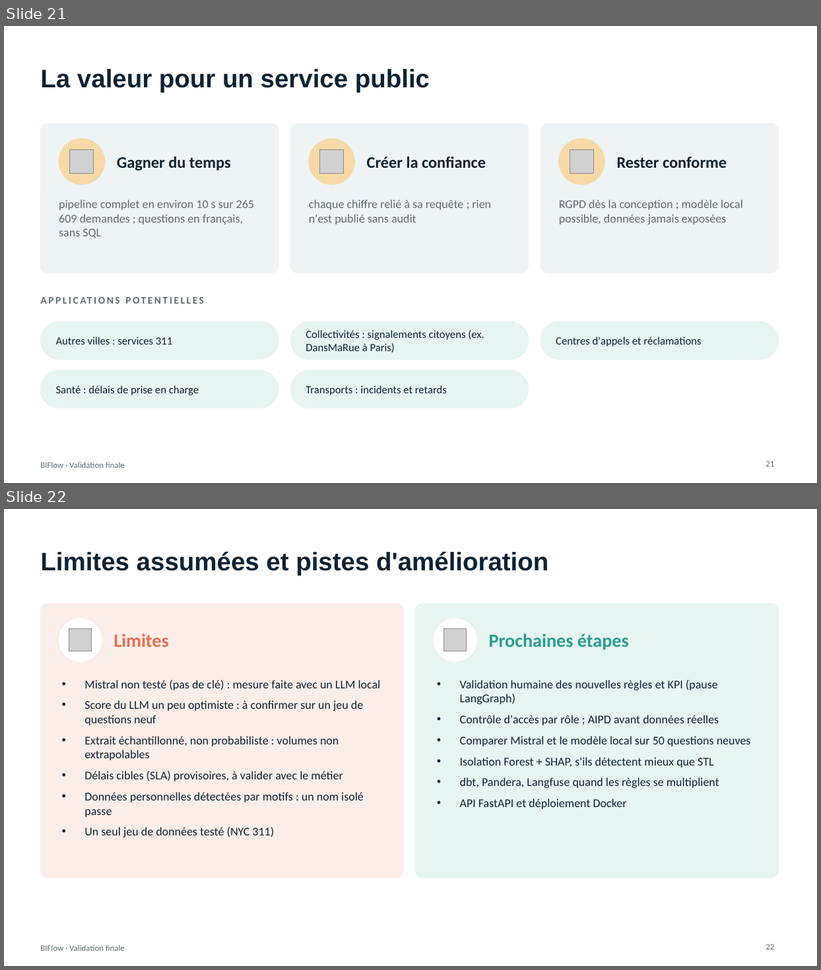
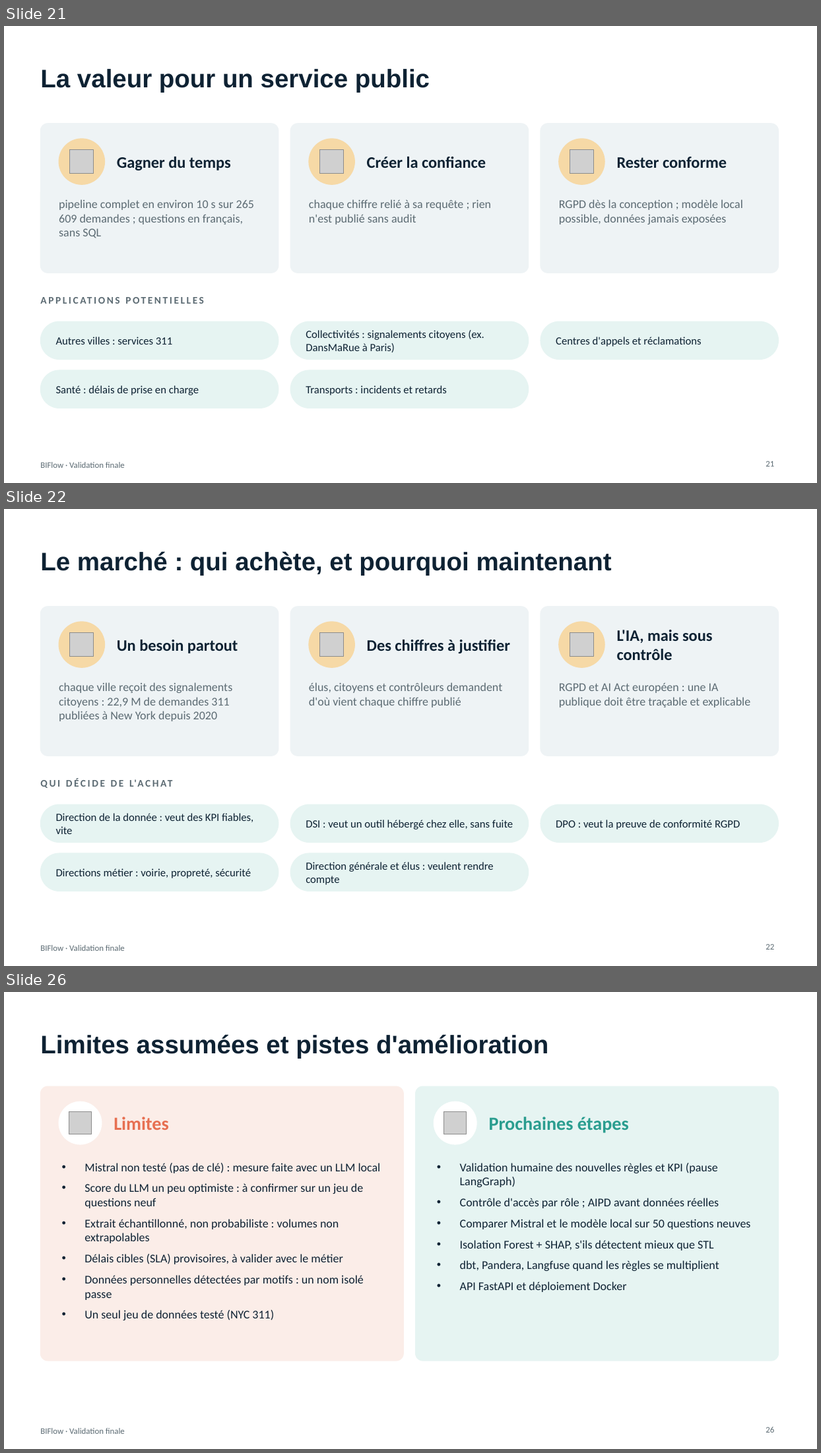
Before and after one commit to ranim147/Bi_Flow_Project, a slide deck: livrables/BIFlow_Validation.pptx. Shown one above the other, each under a label of ours: slides 21 and 22 before the commit, slides 21, 22 and 26 after it; the slides between them are not shown. The pictures are 821x970 and 821x1453 pixels, drawn with LibreOffice and Linux fonts; fonts in the diff are those of the drawing; grey boxes stand for pictures. Boxes give left, top, right and bottom in pixels: in the first picture for what was removed or moved away, otherwise in the second. Text is boxed around its words. In the diff, an @@ line names an element or a change of style, - is before the commit and + after.

```diff
--- a/livrables/BIFlow_Validation.pptx
+++ b/livrables/BIFlow_Validation.pptx
@@ slide 22 added at (4,509,817,966), background #FFFFFF; not listed: 1 template element that a slide beside it also shows @@
@@ title added at (40,551,612,576), 30 pt, text #0E2233, bold @@
+Le marché : qui achète, et pourquoi maintenant
@@ rounded rectangle added at (40,607,279,756), fill #EEF3F5, outline #EEF3F5 1 pt @@
@@ rounded rectangle added at (290,607,529,756), fill #EEF3F5, outline #EEF3F5 1 pt @@
@@ rounded rectangle added at (541,607,779,756), fill #EEF3F5, outline #EEF3F5 1 pt @@
@@ ellipse added at (59,622,104,667), fill #F6D9A6, outline #F6D9A6 1 pt @@
@@ ellipse added at (309,622,354,667), fill #F6D9A6, outline #F6D9A6 1 pt @@
@@ ellipse added at (559,622,605,667), fill #F6D9A6, outline #F6D9A6 1 pt @@
@@ picture added at (70,633,94,657) @@
@@ text added at (117,640,238,654), 19 pt, text #0E2233, bold @@
+Un besoin partout
@@ picture added at (320,633,344,657) @@
@@ text added at (367,640,510,654), 19 pt, text #0E2233, bold @@
+Des chiffres à justifier
@@ picture added at (570,633,594,657) @@
@@ text added at (617,630,713,660), 19 pt, text #0E2233, bold @@
+L'IA, mais sous contrôle
@@ text added at (59,683,232,722), 14 pt, text #5C6B73 @@
+chaque ville reçoit des signalements citoyens : 22,9 M de demandes 311 publiées à New York depuis 2020
@@ text added at (309,683,503,708), 14 pt, text #5C6B73 @@
+élus, citoyens et contrôleurs demandent d'où vient chaque chiffre publié
@@ text added at (559,683,751,708), 14 pt, text #5C6B73 @@
+RGPD et AI Act européen : une IA publique doit être traçable et explicable
@@ text added at (129,780,144,787), 12 pt, text #5C6B73, bold @@
+QUI DÉCIDE DE L'ACHAT
@@ rounded rectangle added at (40,805,279,843), fill #E6F4F2, outline #E6F4F2 1 pt @@
@@ rounded rectangle added at (290,805,529,843), fill #E6F4F2, outline #E6F4F2 1 pt @@
@@ rounded rectangle added at (541,805,779,843), fill #E6F4F2, outline #E6F4F2 1 pt @@
@@ text added at (56,813,253,834), 13 pt, text #0E2233 @@
+Direction de la donnée : veut des KPI fiables, vite
@@ text added at (306,820,513,830), 13 pt, text #0E2233 @@
+DSI : veut un outil hébergé chez elle, sans fuite
@@ text added at (556,820,740,830), 13 pt, text #0E2233 @@
+DPO : veut la preuve de conformité RGPD
@@ rounded rectangle added at (40,854,279,891), fill #E6F4F2, outline #E6F4F2 1 pt @@
@@ rounded rectangle added at (290,854,529,891), fill #E6F4F2, outline #E6F4F2 1 pt @@
@@ text added at (306,862,493,885), 13 pt, text #0E2233 @@
+Direction générale et élus : veulent rendre compte
@@ text added at (56,869,251,879), 13 pt, text #0E2233 @@
+Directions métier : voirie, propreté, sécurité
@@ page number added at (766,944,774,950), 10 pt, text #5C6B73 @@
+22
@@ what was slide 22 is now slide 26 @@
@@ page number at (766,1427,774,1433): text changed @@
-22
+26
```
Also in this commit, not shown: 4 slides changed, 3 other slides added, 4 other files.
